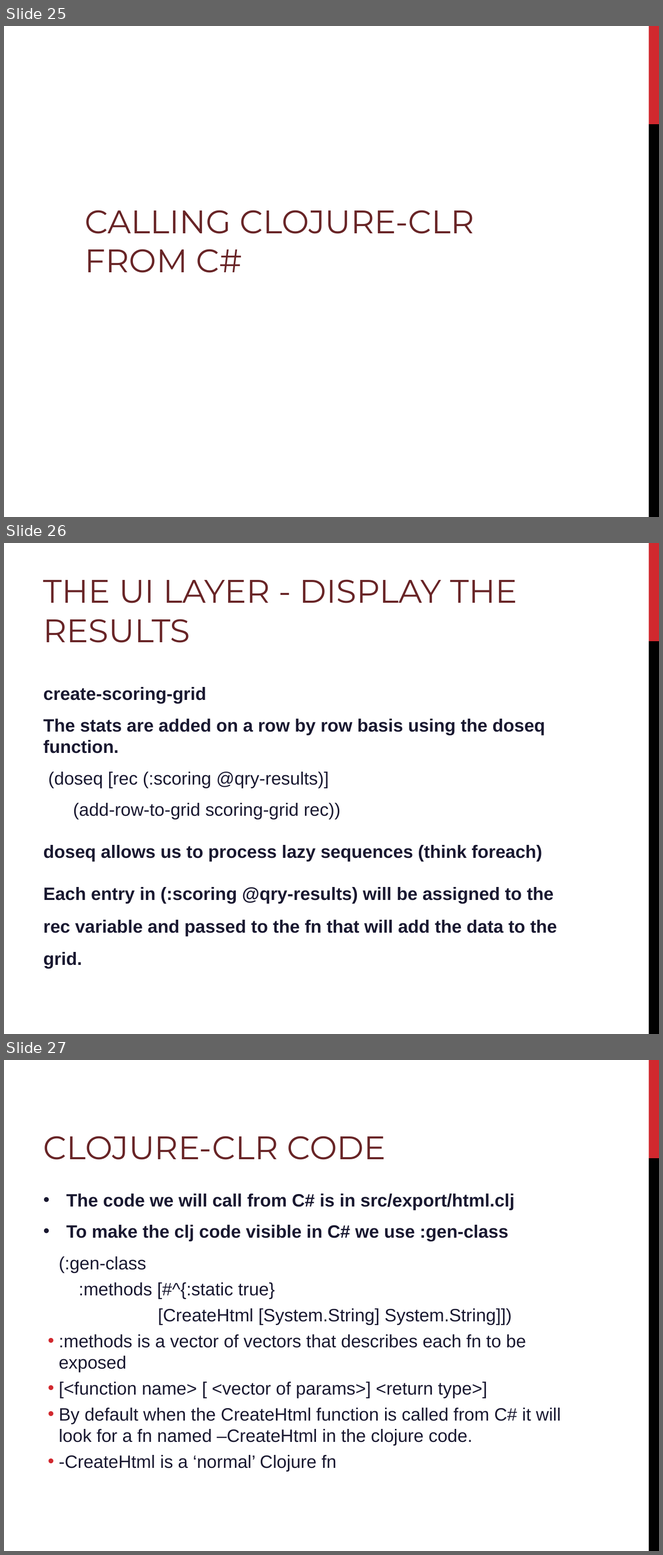
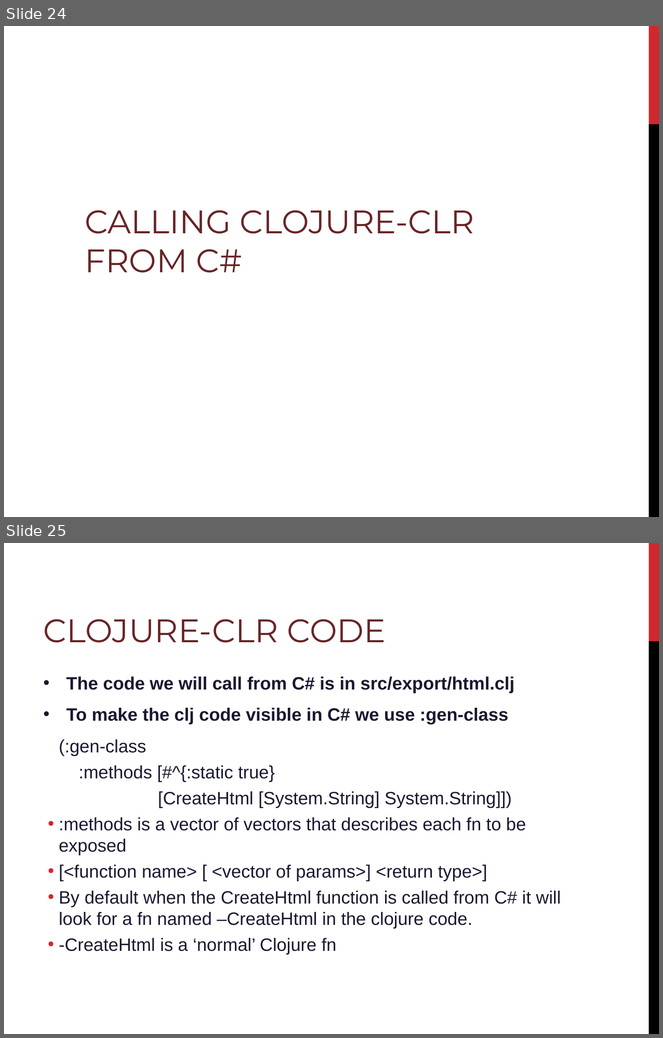
Before and after one commit to PlumpMath/intro-to-clojureclr-talk, a slide deck: slides/intro-to-clojure-clr-talk.ppt. Shown one above the other, each under a label of ours: slides 25, 26 and 27 before the commit, slides 24 and 25 after it. The pictures are 663x1555 and 663x1038 pixels, drawn with LibreOffice and Linux fonts; fonts in the diff are those of the drawing; background and template pictures are left out. Boxes give left, top, right and bottom in pixels: in the first picture for what was removed or moved away, otherwise in the second. Text is boxed around its words. In the diff, an @@ line names an element or a change of style, - is before the commit and + after.

```diff
--- a/slides/intro-to-clojure-clr-talk.ppt
+++ b/slides/intro-to-clojure-clr-talk.ppt
@@ slide 26 removed at (4, 543, 659, 1034), background picture (left out); not listed: 2 template elements that a slide beside it also shows @@
@@ title removed at (44, 579, 517, 643) @@
-THE UI LAYER - DISPLAY THE RESULTS
@@ text removed at (44, 687, 557, 968) @@
-create-scoring-grid
-The stats are added on a row by row basis using the doseq function.
-(doseq [rec (:scoring @qry-results)]
-(add-row-to-grid scoring-grid rec))
-doseq allows us to process lazy sequences (think foreach)
-Each entry in (:scoring @qry-results) will be assigned to the rec variable and passed to the fn that will add the data to the grid.
@@ what was slide 25 is now slide 24 @@
@@ what was slide 27 is now slide 25 @@
```
Also in this commit, not shown: 11 slides changed, 1 other slide removed, 2 other files.
